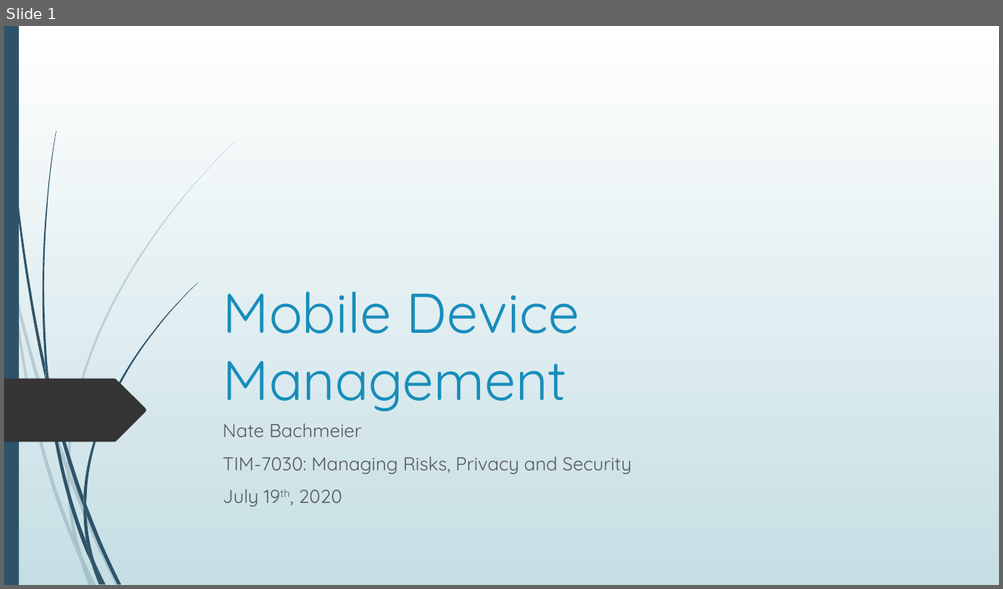
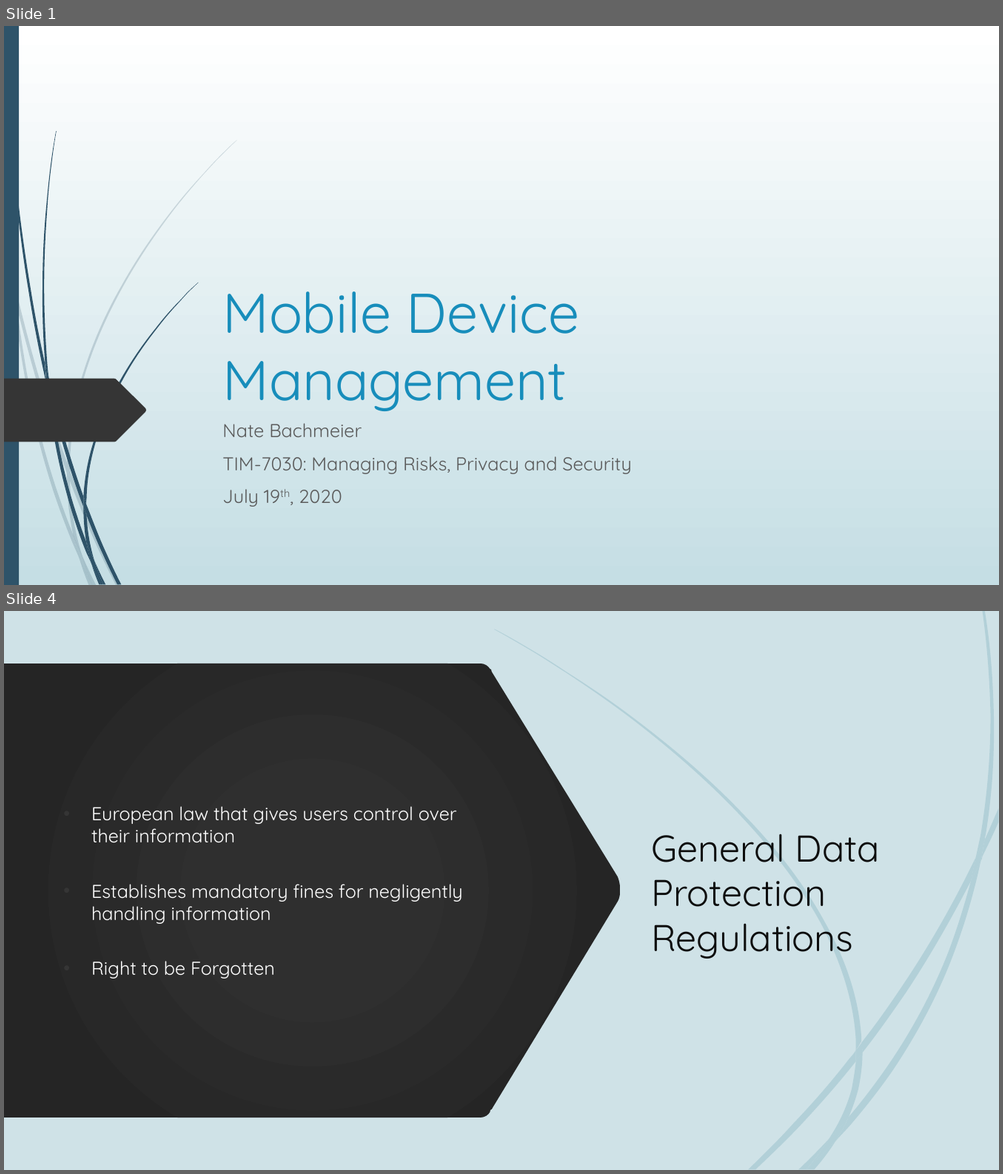
Before and after one commit to dr-natetorious/TIM-7030-Managing_Risks_and_Privacy, a slide deck: Week7_MasterDataMgmt/BachmeierNTIM7030-7.pptx. Shown one above the other, each under a label of ours: slide 1 before the commit, slides 1 and 4 after it; the slides between them are not shown. The pictures are 1003x589 and 1003x1174 pixels, drawn with LibreOffice and Linux fonts; fonts in the diff are those of the drawing. Boxes give left, top, right and bottom in pixels: in the first picture for what was removed or moved away, otherwise in the second. Text is boxed around its words. In the diff, an @@ line names an element or a change of style, - is before the commit and + after.

```diff
--- a/Week7_MasterDataMgmt/BachmeierNTIM7030-7.pptx
+++ b/Week7_MasterDataMgmt/BachmeierNTIM7030-7.pptx
@@ slide 4 added at box(4, 611, 999, 1170), background #000000 @@
@@ rectangle added at box(4, 611, 19, 1170), fill #CFE2E7 @@
@@ rectangle added at box(4, 611, 999, 1170), fill #CFE2E7 @@
@@ freeform shape added at box(4, 669, 134, 710), fill #353535 @@
@@ freeform shape added at box(4, 664, 621, 1118), fill gradient #2F2F2F to #282828 to #252525 @@
@@ text added at box(91, 806, 462, 979), 18 pt, text #FFFFFF @@
+• European law that gives users control over their information
+• Establishes mandatory fines for negligently handling information
+• Right to be Forgotten
@@ title added at box(651, 834, 879, 959), 36 pt, text #0D0D0D @@
+General Data Protection Regulations
@@ group added at box(4, 821, 119, 1170): 5 freeform shapes @@
@@ group added at box(494, 611, 999, 1170): 12 freeform shapes @@
@@ group added at box(6, 611, 121, 1170): 5 freeform shapes @@
```
Also in this commit, not shown: 2 slides changed, 11 other slides added.
